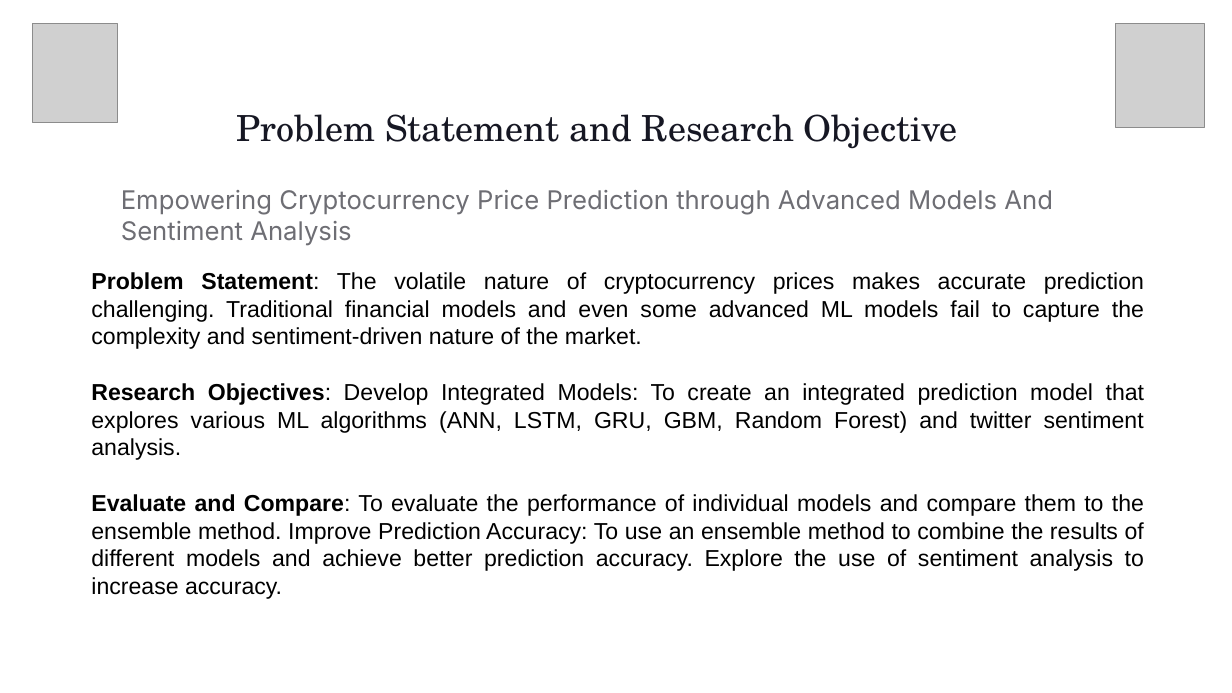
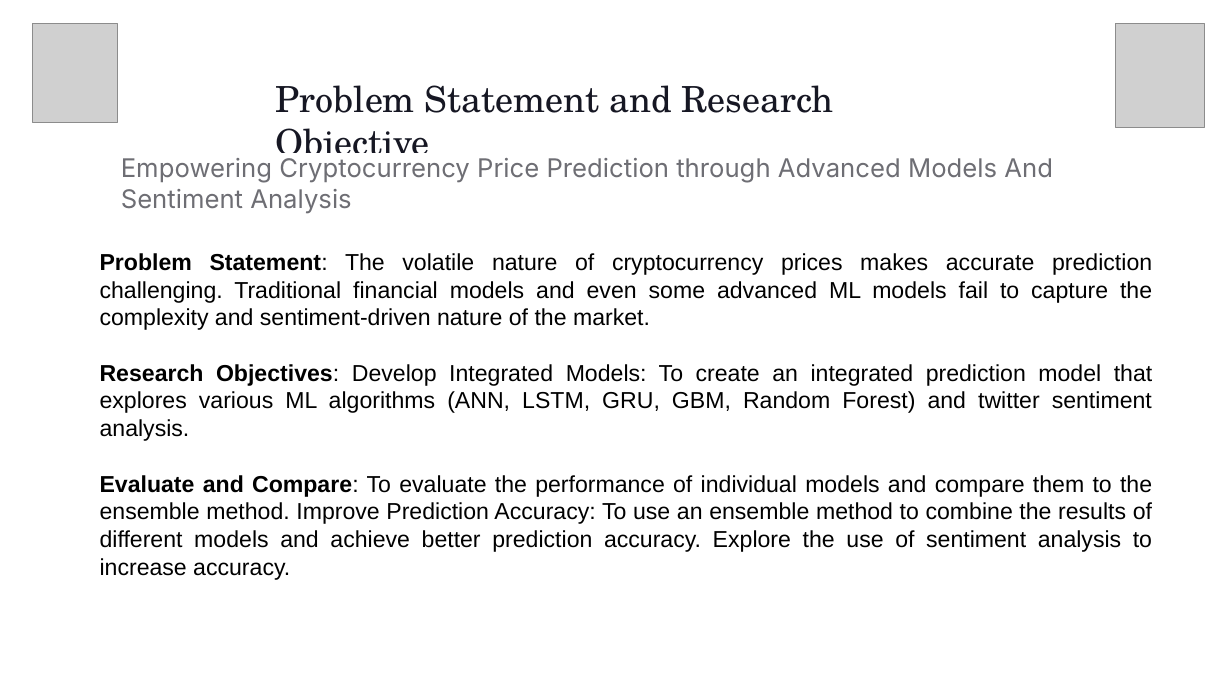
Before and after one commit to Sujay0610/Rapid_Project, a slide deck: slide 4 of docs/Rapid.pptx. Drawn at 1232x693 pixels with LibreOffice and Linux fonts; fonts in the diff are those of the drawing; grey boxes stand for pictures; background and template pictures are left out. Boxes give left, top, right and bottom in pixels: in the first picture for what was removed or moved away, otherwise in the second. Text is boxed around its words. In the diff, an @@ line names an element or a change of style, - is before the commit and + after.

```diff
--- a/docs/Rapid.pptx
+++ b/docs/Rapid.pptx
@@ text "Problem Statement and Research Objective" rewrapped from bbox=[236, 114, 958, 149] to bbox=[276, 85, 834, 167] @@
@@ text "Empowering Cryptocurrency Price Prediction through ...": place and size @@
-text "Empowering Cryptocurrency Price Prediction through ..." at bbox=[121, 190, 1053, 246]
+text "Empowering Cryptocurrency Price Prediction through ..." at bbox=[121, 158, 1053, 214]
@@ text "Problem Statement: The volatile nature ...": place and size @@
-text "Problem Statement: The volatile nature ..." at bbox=[91, 272, 1144, 599]
+text "Problem Statement: The volatile nature ..." at bbox=[100, 253, 1152, 580]
```
Also in this commit, not shown: 5 other slides changed, 1 other file.
